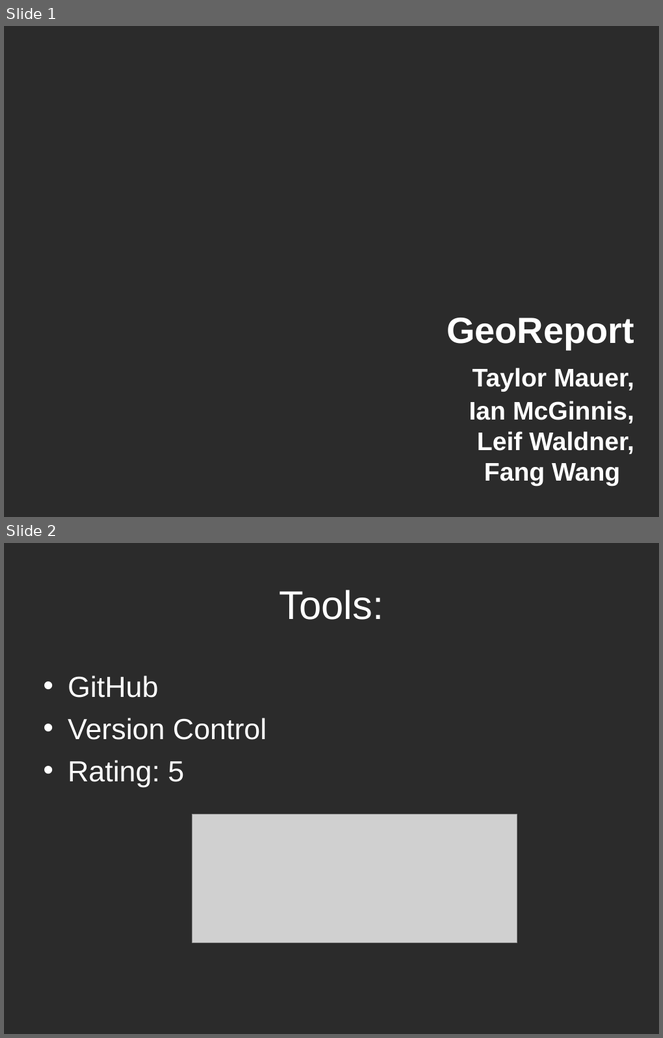
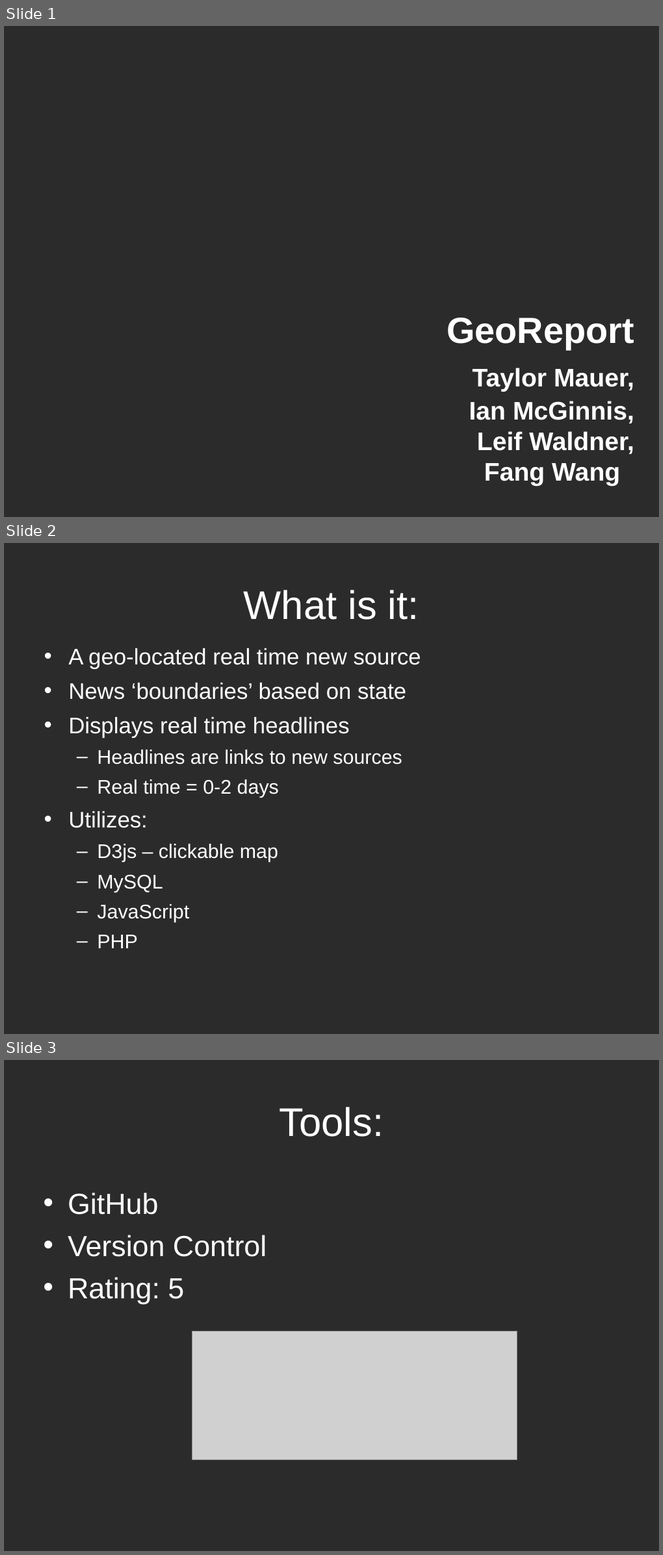
Before and after one commit to leif-waldner/Software3308-Group1, a slide deck: FinalSubmission/ProjectFinal/GeoReport_Part5.ppt. Shown one above the other, each under a label of ours: slides 1 and 2 before the commit, slides 1, 2 and 3 after it. The pictures are 663x1038 and 663x1555 pixels, drawn with LibreOffice and Linux fonts; fonts in the diff are those of the drawing; grey boxes stand for pictures; background and template pictures are left out; a plain dark background stands for a picture behind light text. Boxes give left, top, right and bottom in pixels: in the first picture for what was removed or moved away, otherwise in the second. Text is boxed around its words. In the diff, an @@ line names an element or a change of style, - is before the commit and + after.

```diff
--- a/FinalSubmission/ProjectFinal/GeoReport_Part5.ppt
+++ b/FinalSubmission/ProjectFinal/GeoReport_Part5.ppt
@@ slide 2 added at (4,543,659,1034), background picture (left out) @@
@@ title added at (244,590,419,620), 44 pt, text #FFFFFF @@
+What is it:
@@ text added at (68,648,421,949), 24.8 pt, text #FFFFFF @@
+• A geo-located real time new source
+• News ‘boundaries’ based on state
+• Displays real time headlines
+  – Headlines are links to new sources
+  – Real time = 0-2 days
+• Utilizes:
+  – D3js – clickable map
+  – MySQL
+  – JavaScript
+  – PHP
@@ what was slide 2 is now slide 3 @@
```
Also in this commit, not shown: 1 slide changed, 1 other slide added, 1 slide removed.
